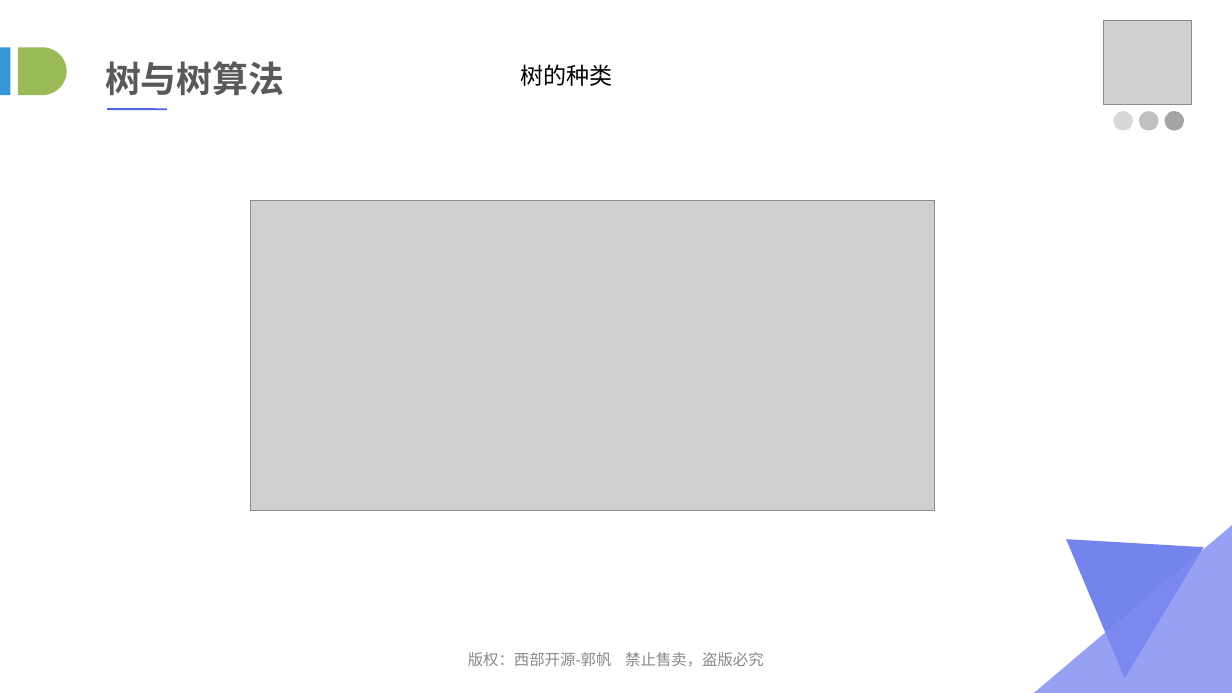
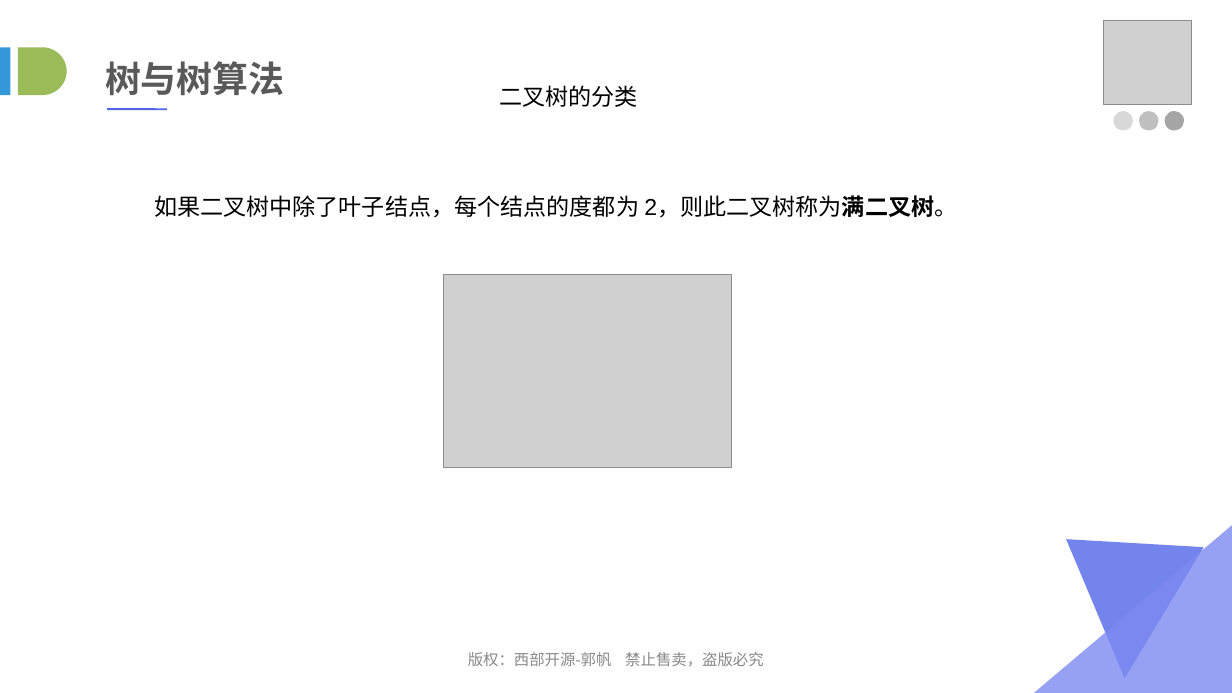
Before and after one commit to lvah/PPTSource, a slide deck: slide 10 of 03_数据结构与算法/07_树与二叉树.ppt (slide 8 before the commit). Drawn at 1232x693 pixels with LibreOffice and Linux fonts; fonts in the diff are those of the drawing; grey boxes stand for pictures. Boxes give left, top, right and bottom in pixels: in the first picture for what was removed or moved away, otherwise in the second. Text is boxed around its words. In the diff, an @@ line names an element or a change of style, - is before the commit and + after.

Commit message:
二叉树完成

```diff
--- a/03_数据结构与算法/07_树与二叉树.ppt
+++ b/03_数据结构与算法/07_树与二叉树.ppt
@@ text at [499, 85, 638, 107]: text changed @@
-树的种类
+二叉树的分类
@@ text added at [154, 195, 957, 218], 18 pt, text #000000 @@
+如果二叉树中除了叶子结点，每个结点的度都为 2，则此二叉树称为满二叉树。
@@ picture: place and size @@
-picture at [250, 200, 934, 511]
+picture at [443, 275, 731, 467]
```
Also in this commit, not shown: 11 other slides changed, 15 slides added, 1 other file.
